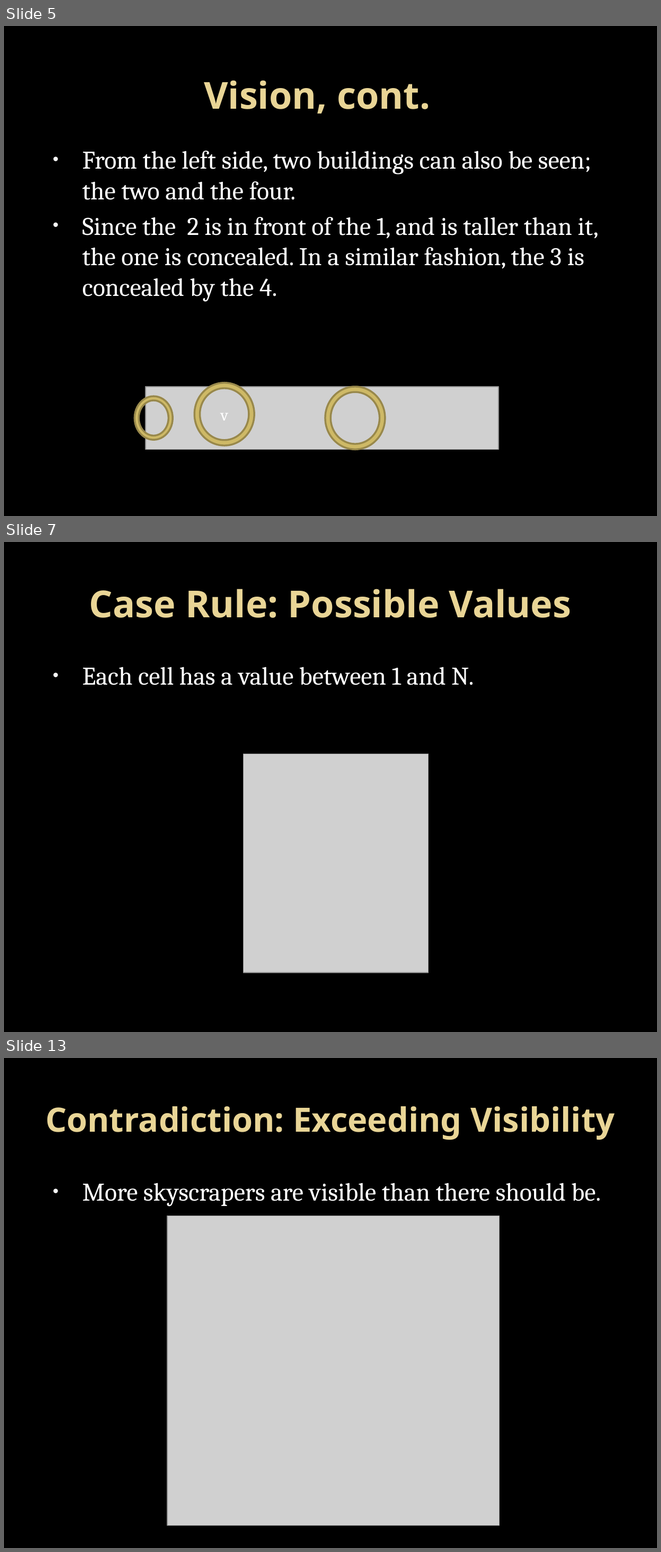
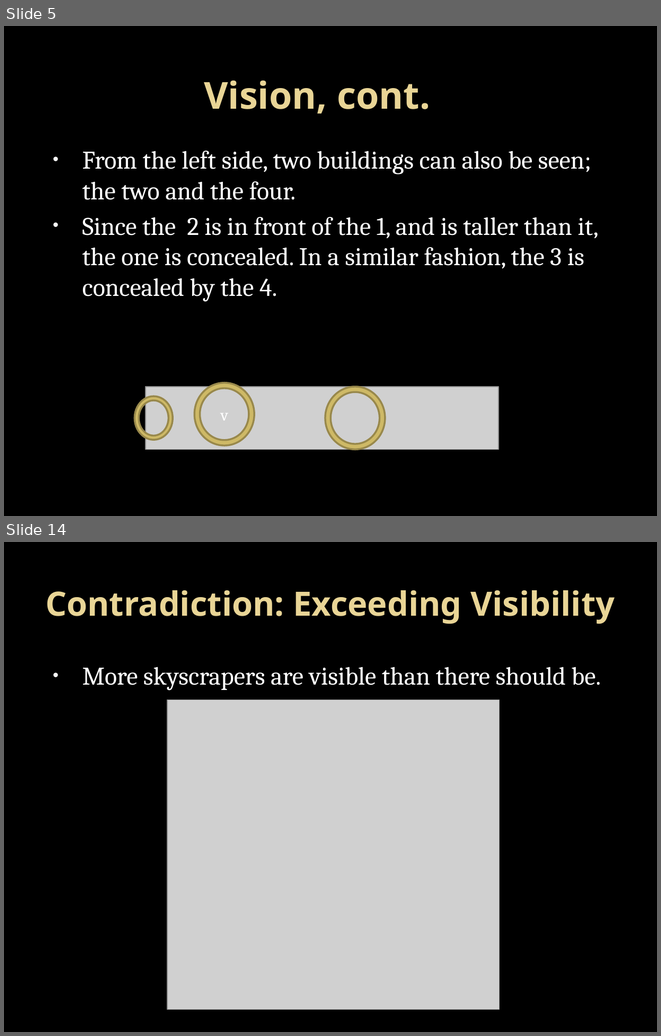
Before and after one commit to Bram28/LEGUP, a slide deck: misc/Rules/Skyscrapers.pptx. Shown one above the other, each under a label of ours: slides 5, 7 and 13 before the commit, slides 5 and 14 after it; the slides between them are not shown. The pictures are 661x1552 and 661x1036 pixels, drawn with LibreOffice and Linux fonts; fonts in the diff are those of the drawing; grey boxes stand for pictures; background and template pictures are left out. Boxes give left, top, right and bottom in pixels: in the first picture for what was removed or moved away, otherwise in the second. Text is boxed around its words. In the diff, an @@ line names an element or a change of style, - is before the commit and + after.

Commit message:
Added some rule set presentations and proofs

```diff
--- a/misc/Rules/Skyscrapers.pptx
+++ b/misc/Rules/Skyscrapers.pptx
@@ slide 7 removed at [4, 542, 657, 1032], background picture (left out) @@
@@ title removed at [89, 589, 571, 618] @@
-Case Rule: Possible Values
@@ text removed at [82, 667, 474, 685] @@
-• Each cell has a value between 1 and N.
@@ picture removed at [244, 753, 429, 972] @@
@@ what was slide 13 is now slide 14 @@
```
Also in this commit, not shown: 9 slides changed, 6 slides added, 1 other slide removed, 4 other files.
